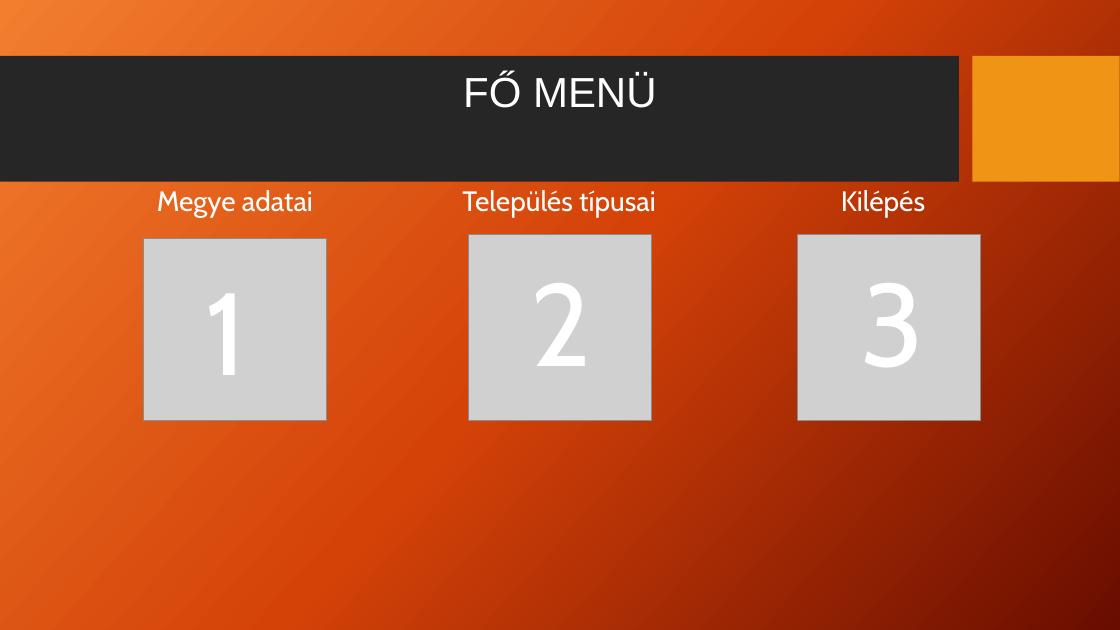
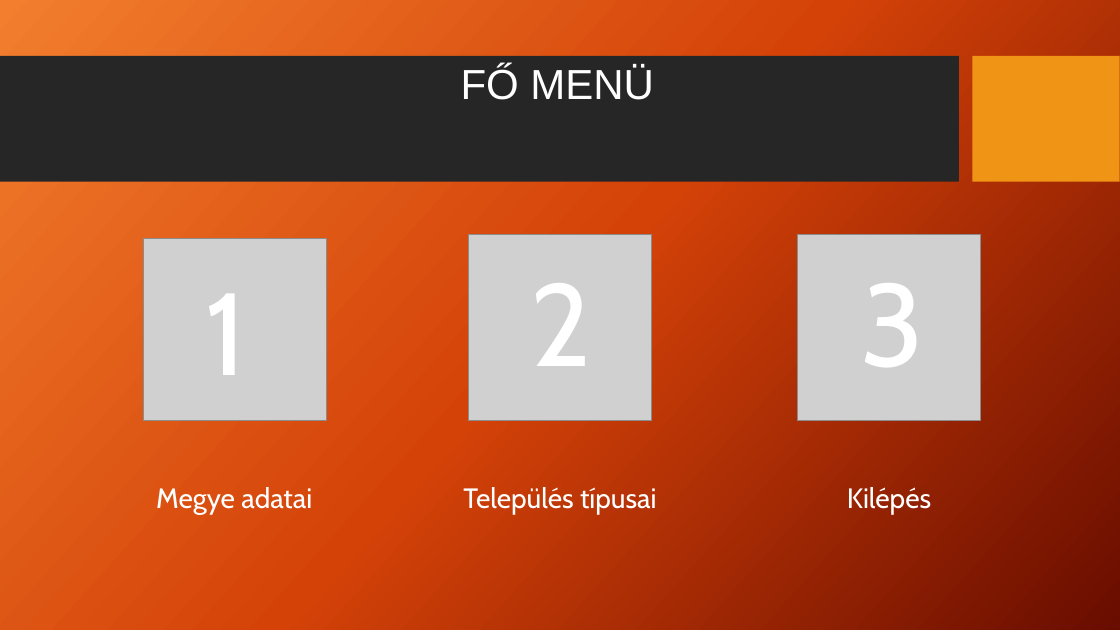
Before and after one commit to Buglya/nepesseg, a slide deck: slide 2 of MAGYARORSZÁG LAKOSSÁGA 2025 ÉV.pptx. Drawn at 1120x630 pixels with LibreOffice and Linux fonts; fonts in the diff are those of the drawing; grey boxes stand for pictures; background and template pictures are left out. Boxes give left, top, right and bottom in pixels: in the first picture for what was removed or moved away, otherwise in the second. Text is boxed around its words. In the diff, an @@ line names an element or a change of style, - is before the commit and + after.

Commit message:
PPT

```diff
--- a/MAGYARORSZÁG LAKOSSÁGA 2025 ÉV.pptx
+++ b/MAGYARORSZÁG LAKOSSÁGA 2025 ÉV.pptx
@@ title "FŐ MENÜ": place and size @@
-title "FŐ MENÜ" at <box>463,74,657,108</box>
+title "FŐ MENÜ" at <box>461,66,654,100</box>
@@ text "Megye adatai": place and size @@
-text "Megye adatai" at <box>157,190,313,217</box>
+text "Megye adatai" at <box>156,487,312,514</box>
@@ text "Település típusai": place and size @@
-text "Település típusai" at <box>462,190,656,217</box>
+text "Település típusai" at <box>463,487,657,514</box>
@@ text "Kilépés": place and size @@
-text "Kilépés" at <box>841,190,925,217</box>
+text "Kilépés" at <box>847,487,931,514</box>
```
Also in this commit, not shown: 3 slides added, 1 slide removed.
